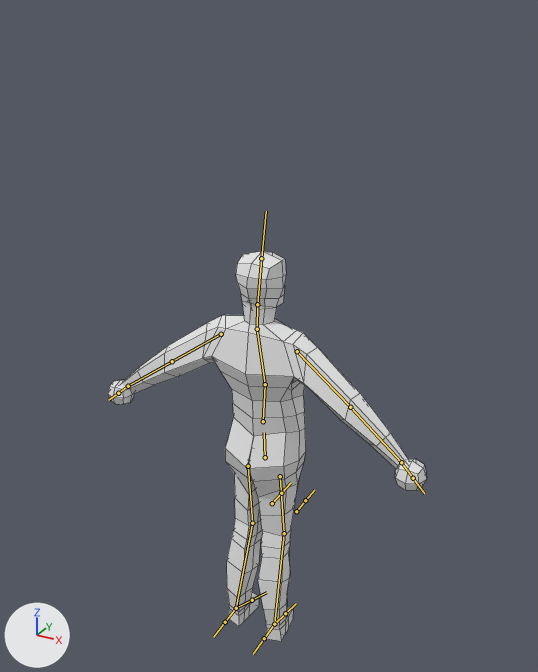
The FBX model Blender/MyFirstHumanBody.fbx, before and after one commit.
Before and after are seen from a camera (50 mm lens) standing at (2.17, -3.89, 3.06) and looking at (-0.02, 0.07, 1.08). Lighting does not change. The marker at lower left points along +X, +Y and +Z. Both versions are drawn at the pose saved in each file; the numbers are the values there. The bones that bend it are drawn over the model as lines. Mesh edges are drawn as thin lines. Materials are left out; every surface is plain grey.

In view in the first picture: 'Body'.
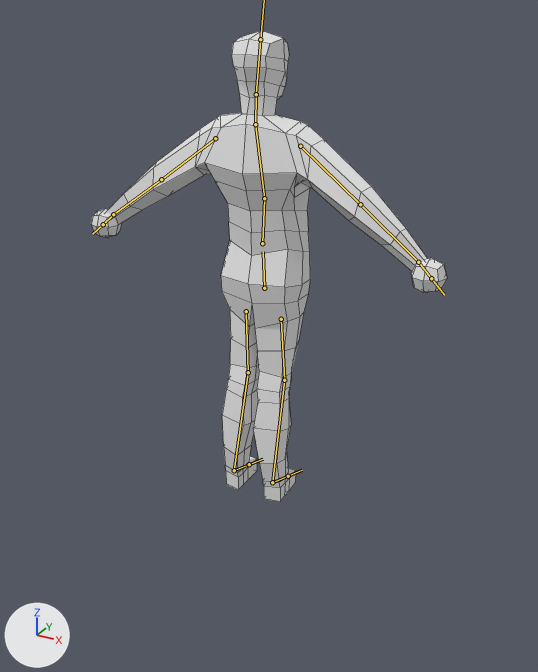
Changed parts and their boxes (x1, y1, x2, y2) in the pictures (538 x 672 px):
```json
{"object": "Body", "change": "posed", "before": [108, 251, 427, 641], "after": [91, 30, 447, 501], "on screen": "12% wider, 21% taller"}
{"bone": "Thigh R", "before": "(280, 476) to (284, 533)", "after": "(281, 319) to (284, 380)"}
{"bone": "Calf R", "before": "(284, 533) to (274, 624)", "after": "(284, 380) to (272, 482)"}
{"bone": "Thigh L", "before": "(248, 466) to (252, 523)", "after": "(246, 311) to (248, 372)"}
{"bone": "Calf L", "before": "(252, 523) to (236, 608)", "after": "(248, 372) to (234, 470)"}
```

The change, as JSON lines over the scene's bpy script:
```json
{"block": "bone_rig_object", "where": "bone_rig_object = bpy.data.objects['Armature']  # the whole rig 'Armature'"}
{"op": "set", "path": "bone_rig_object.location", "old": "(0.0, -0.009, 0.0)", "new": "(0.0, -0.009, 1.259)"}
{"block": "bone_thigh_r", "where": "bone_thigh_r = bpy.data.objects['Armature'].pose.bones['Thigh R']  # child of 'Pelvis'"}
{"op": "set", "path": "bone_thigh_r.rotation_quaternion", "old": "(0.999, 0.017, -0.052, 0.001)", "new": "(1.0, 0.0, 0.0, 0.0)", "note": "degrees (2, -6, 0) -> degrees (0, 0, 0)"}
{"block": "bone_calf_r", "where": "bone_calf_r = bpy.data.objects['Armature'].pose.bones['Calf R']  # child of 'Thigh R'"}
{"op": "set", "path": "bone_calf_r.rotation_quaternion", "old": "(1.0, -0.028, 0.0, 0.002)", "new": "(1.0, 0.0, 0.0, 0.0)", "note": "degrees (-3, 0, 0) -> degrees (0, 0, 0)"}
{"block": "bone_thigh_l", "where": "bone_thigh_l = bpy.data.objects['Armature'].pose.bones['Thigh L']  # child of 'Pelvis'"}
{"op": "set", "path": "bone_thigh_l.rotation_quaternion", "old": "(0.998, 0.023, 0.052, -0.008)", "new": "(1.0, 0.0, 0.0, 0.0)", "note": "degrees (3, 6, -1) -> degrees (0, 0, 0)"}
{"block": "bone_calf_l", "where": "bone_calf_l = bpy.data.objects['Armature'].pose.bones['Calf L']  # child of 'Thigh L'"}
{"op": "set", "path": "bone_calf_l.rotation_quaternion", "old": "(0.999, -0.042, 0.0, 0.003)", "new": "(1.0, 0.0, 0.0, 0.0)", "note": "degrees (-5, 0, 0) -> degrees (0, 0, 0)"}
```
